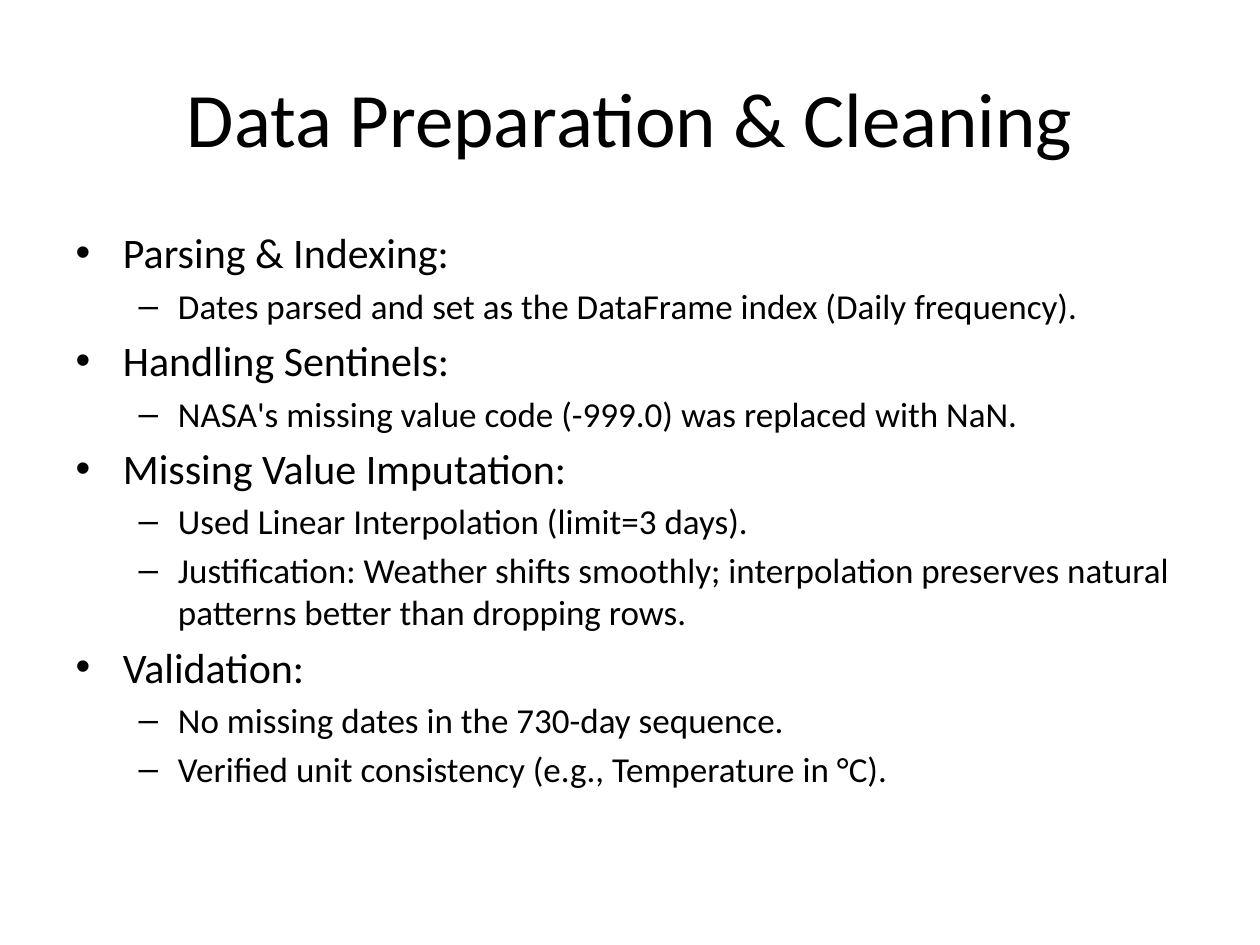
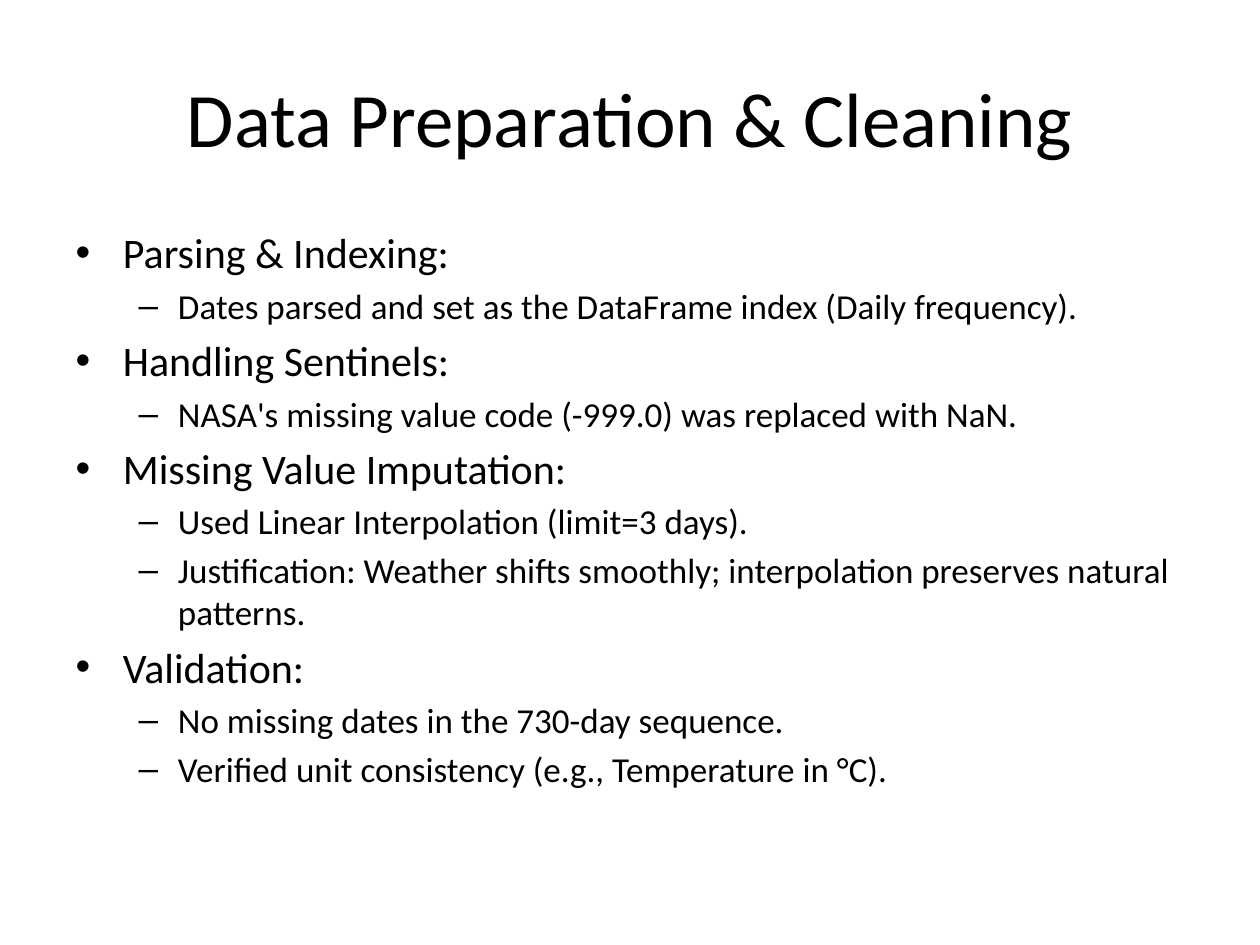
Before and after one commit to ToqaGhozlan/Machine_Learning_Summer_Intern_R5, a slide deck: slide 3 of ahmed essam tasks/task4/Task4_Presentation.pptx. Drawn at 1260x945 pixels with LibreOffice and Linux fonts; fonts in the diff are those of the drawing. Boxes give left, top, right and bottom in pixels: in the first picture for what was removed or moved away, otherwise in the second. Text is boxed around its words. In the diff, an @@ line names an element or a change of style, - is before the commit and + after.

```diff
--- a/ahmed essam tasks/task4/Task4_Presentation.pptx
+++ b/ahmed essam tasks/task4/Task4_Presentation.pptx
@@ text at [178, 558, 1168, 631]: text changed @@
-  – Justification: Weather shifts smoothly; interpolation preserves natural patterns better than dropping rows.
+  – Justification: Weather shifts smoothly; interpolation preserves natural patterns.
```
Also in this commit, not shown: 3 other slides changed, 2 slides added, 2 slides removed.
